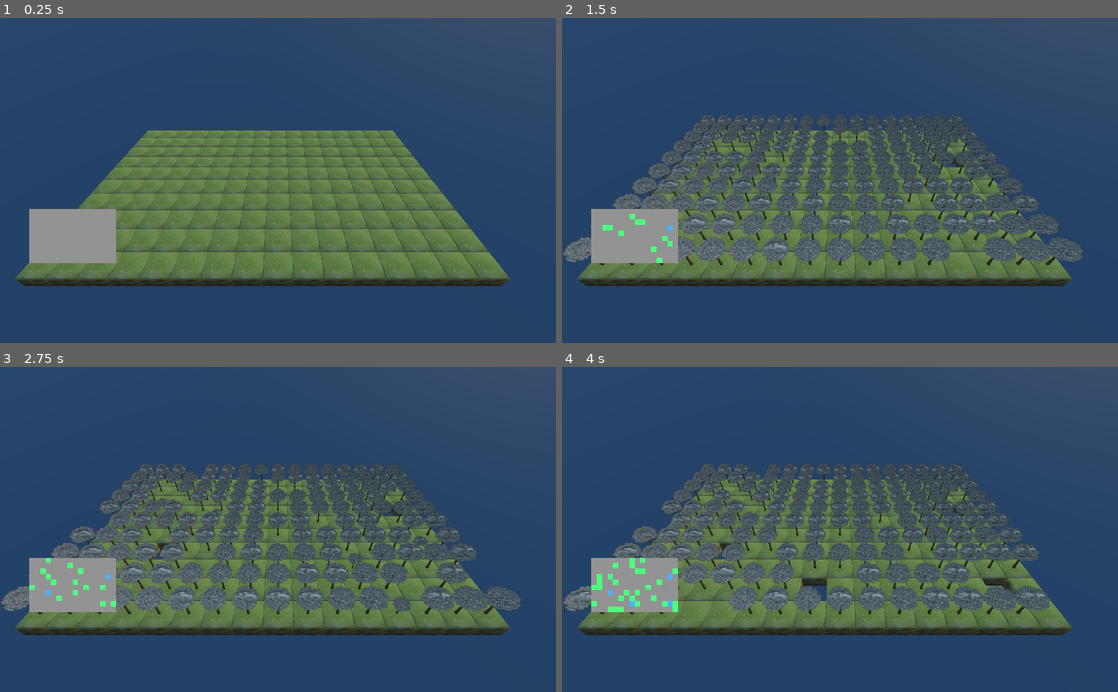
Above: before the commit, frames 1-4 (two rows, left to right).
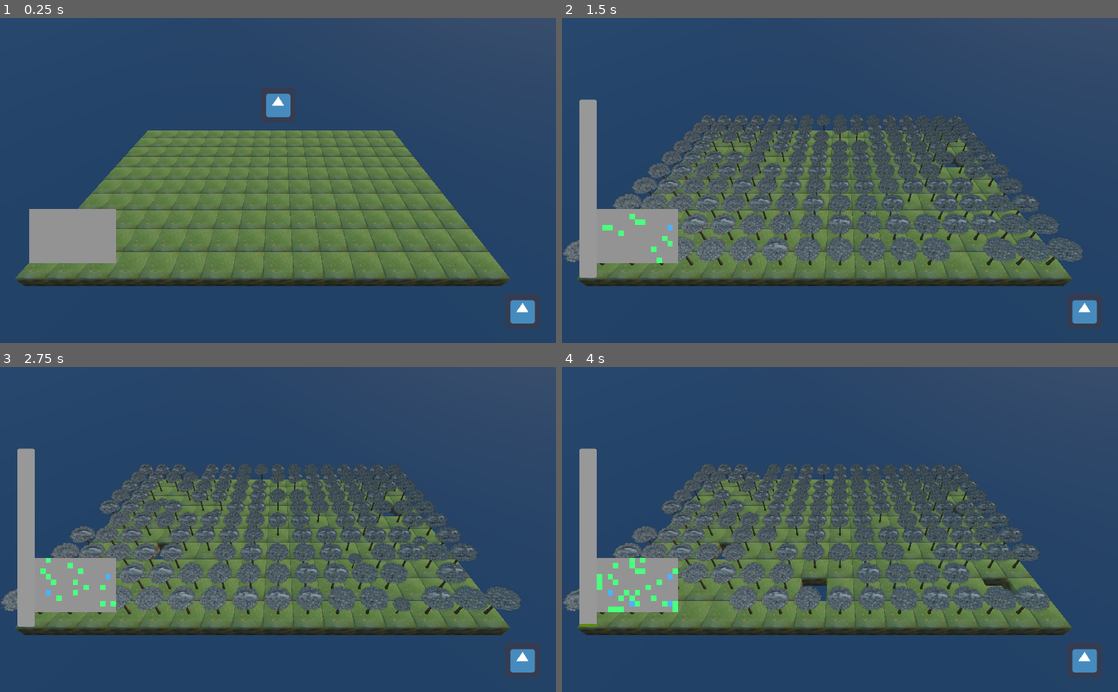
Above: after the commit, the same moments.

Repository: rmonthil-game-jams/scientific-game-jam-2021-team-amber
Game: Godot game, scene res://game/Game.tscn
Two runs of this game, one before a commit and one after it. Both use one fixed random seed, a clock stepped at 60 frames per second and the inputs below. Before the commit the project starts from res://game/World.tscn. The engine's default icon, where the game draws it, is replaced by a stand-in: a white triangle on a blue panel in a dark square.
Inputs (mouse positions are in pixels of both pictures, inside the frame that each line leads up to):
- Up to frame 1 (0.25 s): no input
- Up to frame 2 (1.5 s): tap Enter at 0.5 s; move the mouse to (962, 164) at 0.52 s; click (962, 164) at 0.67 s; move the mouse to (728, 196) at 1.27 s; click (728, 196) at 1.42 s
- Up to frame 3 (2.75 s): move the mouse to (333, 458) at 2.02 s; click (333, 458) at 2.17 s
- Up to frame 4 (4 s): move the mouse to (812, 594) at 2.77 s; click (812, 594) at 2.92 s; move the mouse to (1006, 578) at 3.52 s; click (1006, 578) at 3.67 s

The runs differ from the first frame. In frame 1, 0.6% of the frame differs, in the area x 47-97%, y 23-95%; in frame 2, 1.9%; in frame 3, 1.9%; in frame 4, 1.9%, in the area x 3-97%, y 25-95%.

Commit message:
following merge

Diff:
--- /dev/null
+++ b/game/Game.gd
@@ -0,0 +1,7 @@
+extends Node
+
+func _on_MainMenu_started():
+	$BiodiversityProgress.show()
+
+func _process(delta):
+	$BiodiversityProgress.value = 1000.0 * $World/Simulation.get_diversity()
--- /dev/null
+++ b/game/Game.tscn
@@ -0,0 +1,24 @@
+[gd_scene load_steps=7 format=2]
+
+[ext_resource path="res://game/Game.gd" type="Script" id=1]
+[ext_resource path="res://game/World.tscn" type="PackedScene" id=2]
+[ext_resource path="res://modules/ui/GameTitle.tscn" type="PackedScene" id=3]
+[ext_resource path="res://modules/ui/BiodiversityBar.tscn" type="PackedScene" id=4]
+[ext_resource path="res://modules/ui/GenieDialog.tscn" type="PackedScene" id=5]
+[ext_resource path="res://modules/ui/CreditScene.tscn" type="PackedScene" id=6]
+
+[node name="Game" type="Node"]
+script = ExtResource( 1 )
+
+[node name="World" parent="." instance=ExtResource( 2 )]
+
+[node name="MainMenu" parent="." instance=ExtResource( 3 )]
+
+[node name="BiodiversityProgress" parent="." instance=ExtResource( 4 )]
+visible = false
+
+[node name="CreditScene" parent="." instance=ExtResource( 6 )]
+visible = false
+
+[node name="PhyloGeny" parent="." instance=ExtResource( 5 )]
+[connection signal="started" from="MainMenu" to="." method="_on_MainMenu_started"]
--- a/game/World.gd
+++ b/game/World.gd
@@ -1,4 +1,15 @@
 extends Spatial
+
+signal win()
+signal loss()
+signal world_event(event_name)
+
+# interface
+
+func restart():
+	pass
+
+# internal
 
 func _process(delta : float):
 	pass
--- a/modules/ui/BiodiversityBar.gd
+++ b/modules/ui/BiodiversityBar.gd
@@ -1,11 +1,10 @@
 extends Control
 
 onready var bar = get_node("BioBar")
-onready var tween = bar.get_child(0)
+onready var tween = $Tween
 
 export(Array, float) var bonusPercentages
 
-var biodiversityCount : float = 12;
 var bonuses : Array
 
 var mouseOver1 : bool = false
@@ -14,69 +13,59 @@
 var mouseOver4 : bool = false
 
 var currentButton = ""
-#func CreateBonus():
-#	for i in range(bonusPercentages.size()):
-#		pass
-#	pass
+
+var value : float setget _set_value
+
+func _set_value(val : float):
+	value = val
+	## Update bar value
+	bar.value = value
+	for i in range(bonuses.size()):
+		## Discover the buttons given the progress bar
+		if value >= bonusPercentages[i] :
+			bonuses[i].modulate.a = 1
 
 # Called when the node enters the scene tree for the first time.
 func _ready():
-	bar.value = biodiversityCount
-	var barLength = bar.margin_right
-
-	bonuses = tween.get_children()
-
+	bonuses = bar.get_children()
 	for i in range(bonuses.size()):
 		bonuses[i].modulate.a = 0
 		bonuses[i].rect_scale = Vector2(0.8,0.8)
-
-
-func _process(delta):
-
-	## Update bar value
-	bar.value += 0.1
-
-	for i in range(bonuses.size()):
-
-		## Discover the buttons given the progress bar
-		if bar.value >= bonusPercentages[i] :
-			bonuses[i].modulate.a = 1
-
 
 func _input(event):
 	if event is InputEventMouseButton:
 		if event.is_pressed():
 			if mouseOver1 && bonusPercentages[0] <= bar.value :
 				if currentButton == "neutral" :
-					Disable($BioBar/Tween/Neutral)
+					Disable($BioBar/Neutral)
 					currentButton = ""
 
 				else :
-					Enable($BioBar/Tween/Neutral)
+					Enable($BioBar/Neutral)
 					currentButton = "neutral"
 
 			if mouseOver2 && bonusPercentages[1] <= bar.value :
 				if currentButton == "tropical" :
-					Disable($BioBar/Tween/Tropical)
+					Disable($BioBar/Tropical)
 					currentButton = ""
 				else :
-					Enable($BioBar/Tween/Tropical)
+					Enable($BioBar/Tropical)
 					currentButton = "tropical"
 
 			if mouseOver3 && bonusPercentages[2] <= bar.value :
 				if currentButton == "hot" :
-					Disable($BioBar/Tween/Hot)
+					Disable($BioBar/Hot)
 					currentButton = ""
 				else :
-					Enable($BioBar/Tween/Hot)
+					Enable($BioBar/Hot)
 					currentButton = "hot"
 
 			if mouseOver4 && bonusPercentages[3] <= bar.value :
 				if currentButton == "cold" :
-					Disable($BioBar/Tween/Cold)
+					Disable($BioBar/Cold)
 					currentButton = ""
 				else :
-					Enable($BioBar/Tween/Cold)
+					Enable($BioBar/Cold)
 					currentButton = "cold"
 
 
--- a/modules/ui/BiodiversityBar.tscn
+++ b/modules/ui/BiodiversityBar.tscn
@@ -25,6 +25,8 @@
 }
 bonusPercentages = [ 12, 38, 49, 73 ]
 
+[node name="Tween" type="Tween" parent="."]
+
 [node name="BioBar" type="ProgressBar" parent="."]
 anchor_top = 1.0
 anchor_bottom = 1.0
@@ -37,73 +39,83 @@
 custom_styles/bg = SubResource( 2 )
 custom_colors/font_color = Color( 0, 0, 0, 1 )
 custom_colors/font_color_shadow = Color( 0, 0, 0, 1 )
-value = 80.67
 percent_visible = false
 __meta__ = {
 "_edit_use_anchors_": false
 }
 
-[node name="Tween" type="Tween" parent="BioBar"]
-
-[node name="Neutral" type="TextureRect" parent="BioBar/Tween"]
-modulate = Color( 1, 1, 1, 0.329412 )
-anchor_bottom = 1.0
-margin_left = 79.0
-margin_top = 428.0
-margin_right = 143.0
-margin_bottom = -108.0
+[node name="Neutral" type="TextureRect" parent="BioBar"]
+modulate = Color( 1, 1, 1, 0 )
+anchor_left = 0.5
+anchor_top = 0.5
+anchor_right = 0.5
+anchor_bottom = 0.5
+margin_left = -195.879
+margin_top = 43.205
+margin_right = -131.879
+margin_bottom = 107.205
+rect_rotation = 90.0
 rect_pivot_offset = Vector2( 32, 32 )
 texture = ExtResource( 2 )
 __meta__ = {
 "_edit_use_anchors_": false
 }
 
-[node name="Tropical" type="TextureRect" parent="BioBar/Tween"]
-modulate = Color( 1, 1, 1, 0.329412 )
+[node name="Tropical" type="TextureRect" parent="BioBar"]
+modulate = Color( 1, 1, 1, 0 )
 anchor_left = 0.5
+anchor_top = 0.5
 anchor_right = 0.5
-margin_left = -433.0
-margin_top = 328.0
-margin_right = -369.0
-margin_bottom = 424.0
+anchor_bottom = 0.5
+margin_left = -84.8985
+margin_top = 40.5102
+margin_right = -20.8985
+margin_bottom = 104.51
+rect_rotation = 90.0
 rect_pivot_offset = Vector2( 32, 32 )
 texture = ExtResource( 2 )
 __meta__ = {
 "_edit_use_anchors_": false
 }
 
-[node name="Hot" type="TextureRect" parent="BioBar/Tween"]
-modulate = Color( 1, 1, 1, 0.329412 )
+[node name="Hot" type="TextureRect" parent="BioBar"]
+modulate = Color( 1, 1, 1, 0 )
 anchor_left = 0.5
+anchor_top = 0.5
 anchor_right = 0.5
-margin_left = -433.0
-margin_top = 228.0
-margin_right = -369.0
-margin_bottom = 324.0
+anchor_bottom = 0.5
+margin_left = 11.2148
+margin_top = 42.3582
+margin_right = 75.2148
+margin_bottom = 106.358
+rect_rotation = 90.0
 rect_pivot_offset = Vector2( 32, 32 )
 texture = ExtResource( 2 )
 __meta__ = {
 "_edit_use_anchors_": false
 }
 
-[node name="Cold" type="TextureRect" parent="BioBar/Tween"]
-modulate = Color( 1, 1, 1, 0.329412 )
+[node name="Cold" type="TextureRect" parent="BioBar"]
+modulate = Color( 1, 1, 1, 0 )
 anchor_left = 0.5
+anchor_top = 0.5
 anchor_right = 0.5
-margin_left = -433.0
-margin_top = 128.0
-margin_right = -369.0
-margin_bottom = 192.0
+anchor_bottom = 0.5
+margin_left = 111.675
+margin_top = 39.2764
+margin_right = 175.675
+margin_bottom = 103.276
+rect_rotation = 90.0
 rect_pivot_offset = Vector2( 32, 32 )
 texture = ExtResource( 2 )
 __meta__ = {
 "_edit_use_anchors_": false
 }
-[connection signal="mouse_entered" from="BioBar/Tween/Neutral" to="." method="_on_Bonus1_mouse_entered"]
-[connection signal="mouse_exited" from="BioBar/Tween/Neutral" to="." method="_on_Bonus1_mouse_exited"]
-[connection signal="mouse_entered" from="BioBar/Tween/Tropical" to="." method="_on_Bonus2_mouse_entered"]
-[connection signal="mouse_exited" from="BioBar/Tween/Tropical" to="." method="_on_Bonus2_mouse_exited"]
-[connection signal="mouse_entered" from="BioBar/Tween/Hot" to="." method="_on_Bonus3_mouse_entered"]
-[connection signal="mouse_exited" from="BioBar/Tween/Hot" to="." method="_on_Bonus3_mouse_exited"]
-[connection signal="mouse_entered" from="BioBar/Tween/Cold" to="." method="_on_Bonus4_mouse_entered"]
-[connection signal="mouse_exited" from="BioBar/Tween/Cold" to="." method="_on_Bonus4_mouse_exited"]
+[connection signal="mouse_entered" from="BioBar/Neutral" to="." method="_on_Bonus1_mouse_entered"]
+[connection signal="mouse_exited" from="BioBar/Neutral" to="." method="_on_Bonus1_mouse_exited"]
+[connection signal="mouse_entered" from="BioBar/Tropical" to="." method="_on_Bonus2_mouse_entered"]
+[connection signal="mouse_exited" from="BioBar/Tropical" to="." method="_on_Bonus2_mouse_exited"]
+[connection signal="mouse_entered" from="BioBar/Hot" to="." method="_on_Bonus3_mouse_entered"]
+[connection signal="mouse_exited" from="BioBar/Hot" to="." method="_on_Bonus3_mouse_exited"]
+[connection signal="mouse_entered" from="BioBar/Cold" to="." method="_on_Bonus4_mouse_entered"]
+[connection signal="mouse_exited" from="BioBar/Cold" to="." method="_on_Bonus4_mouse_exited"]
--- a/modules/ui/CreditScene.tscn
+++ b/modules/ui/CreditScene.tscn
@@ -3,7 +3,7 @@
 [ext_resource path="res://icon.png" type="Texture" id=1]
 [ext_resource path="res://modules/ui/RetryButton.gd" type="Script" id=2]
 
-[node name="Control" type="Control"]
+[node name="CreditScene" type="Control"]
 anchor_right = 1.0
 anchor_bottom = 1.0
 margin_left = 0.594589
--- a/modules/ui/GameTitle.gd
+++ b/modules/ui/GameTitle.gd
@@ -1,4 +1,6 @@
 extends Control
+
+signal started
 
 onready var anim = get_node("AnimationPlayer")
 export var floatingMovement : float = 0
@@ -17,12 +19,11 @@
 	and event.is_pressed():
 		self.onClick()
 
-
-
 func onClick():
 	anim.stop()
 	anim.play("Dissapear")
 
-	### ICI IL FAUT LANCER LE DEBUT DU JEU
-
-	###
+func _on_AnimationPlayer_animation_finished(anim_name):
+	if anim_name == "Dissapear":
+		emit_signal("started")
+		queue_free()
--- a/modules/ui/GameTitle.tscn
+++ b/modules/ui/GameTitle.tscn
@@ -2,7 +2,6 @@
 
 [ext_resource path="res://modules/ui/GameTitle.gd" type="Script" id=1]
 [ext_resource path="res://icon.png" type="Texture" id=2]
-
 
 [sub_resource type="Animation" id=1]
 resource_name = "Dissapear"
@@ -60,3 +59,4 @@
 __meta__ = {
 "_edit_use_anchors_": false
 }
+[connection signal="animation_finished" from="AnimationPlayer" to="." method="_on_AnimationPlayer_animation_finished"]
--- a/modules/ui/GenieDialog.tscn
+++ b/modules/ui/GenieDialog.tscn
@@ -3,8 +3,7 @@
 [ext_resource path="res://modules/ui/Dialog.gd" type="Script" id=1]
 [ext_resource path="res://icon.png" type="Texture" id=2]
 
-
-[node name="Sprite" type="Sprite"]
+[node name="PhyloGeny" type="Sprite"]
 position = Vector2( 962.068, 541.089 )
 texture = ExtResource( 2 )
 script = ExtResource( 1 )
--- a/project.godot
+++ b/project.godot
@@ -16,8 +16,13 @@
 [application]
 
 config/name="Scientific Game Jam 2021 Team Amber"
-run/main_scene="res://game/World.tscn"
+run/main_scene="res://game/Game.tscn"
 config/icon="res://icon.png"
+
+[display]
+
+window/stretch/mode="viewport"
+window/stretch/aspect="expand"
 
 [rendering]
 
